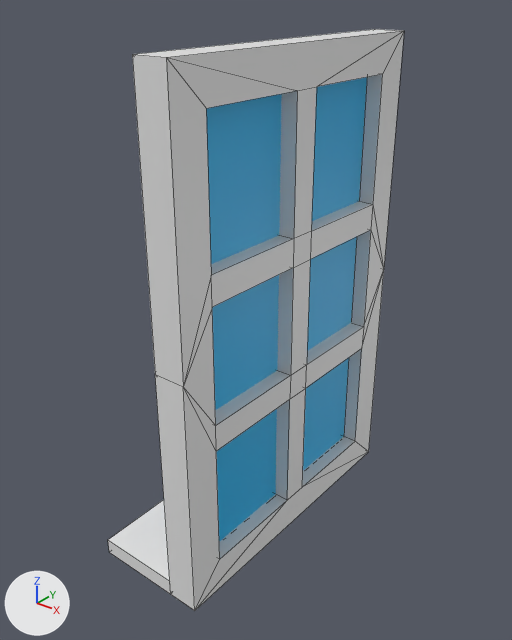
The FBX model LibraryOA/Assets/Graphics/Meshes/Window_01_Mesh.fbx as it was, and as the next commit left it.
The view is the same before and after, from a 50 mm camera at (2.28, -2.75, 2.96) aimed at (0.09, -0.02, 1.26). Lighting does not change. The marker at lower left points along +X, +Y and +Z. Mesh edges are drawn as thin lines. Where no turn or scale is listed for an object, it has been applied to the vertices.

The older version as bpy lines, for what is in view:
```python
me_window_01 = bpy.data.meshes.new('Window_01')
me_window_01.from_pydata(...)  # 72 vertices, 87 faces; spans x -0.5..0.16, y -0.88..0.88, z 0.0..2.7
# faces by material slot: [86, 1]
me_window_01.materials.append(mat_ubermaterial)  # its picture is missing
me_window_01.materials.append(mat_window)  # cyan #00afe7
ob_window_01 = bpy.data.objects.new('Window_01', me_window_01)
ob_window_01.location = (0.21, 0.0, 0.0)
```
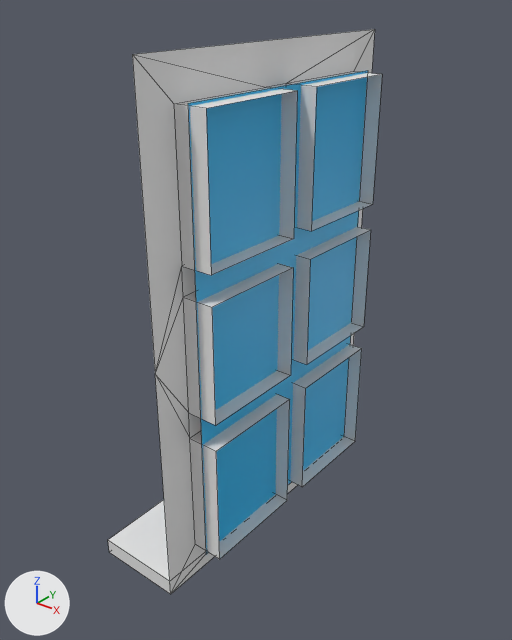
Location of each change, [x1, y1, x2, y2] in pixels of the pictures (512 x 640 px):
'Window_01', reshaped (7% narrower): before [108, 29, 404, 611]; after [108, 29, 382, 594]
part 1 of me_window_01, deleted: before [132, 29, 404, 611]

What the commit changed:
me_window_01 is used by ob_window_01; location (0.21, 0.0, 0.0).
me_window_01 had 72 vertices, 87 faces and spanned x -0.5..0.16, y -0.88..0.88, z 0.0..2.7.
me_window_01 now has 66 vertices, 55 faces and spans x -0.5..0.16, y -0.88..0.88, z 0.0..2.7.
Part 1, on me_window_01:
6 vertices are removed from x 0.16, y -0.88..0.88, z 0.0..2.7.
32 faces are deleted.
